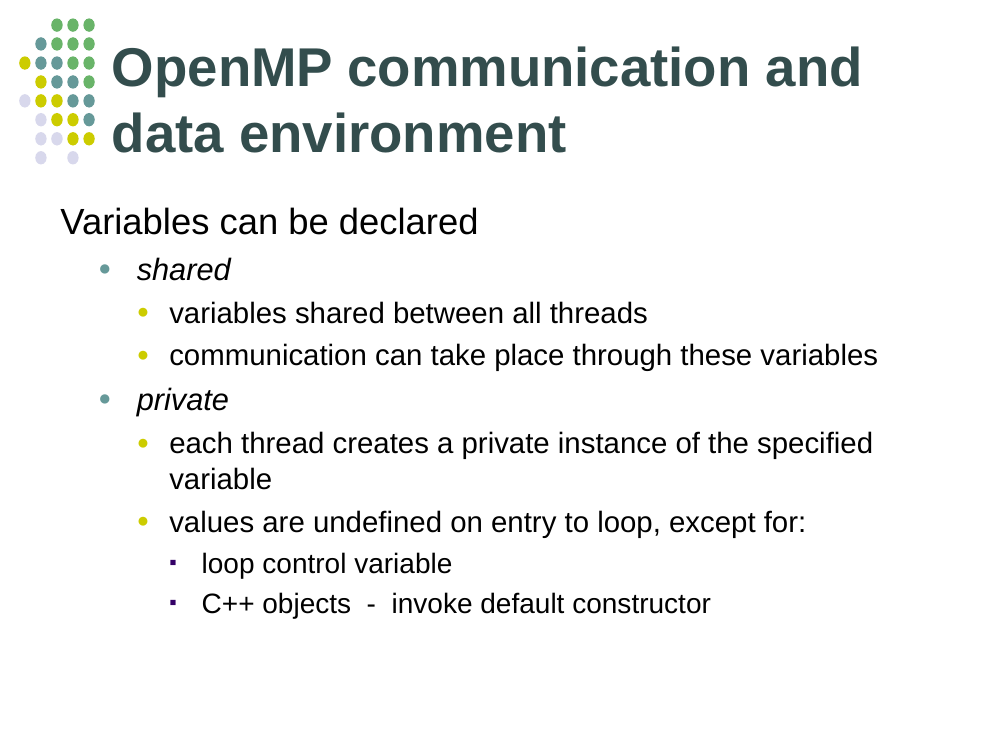
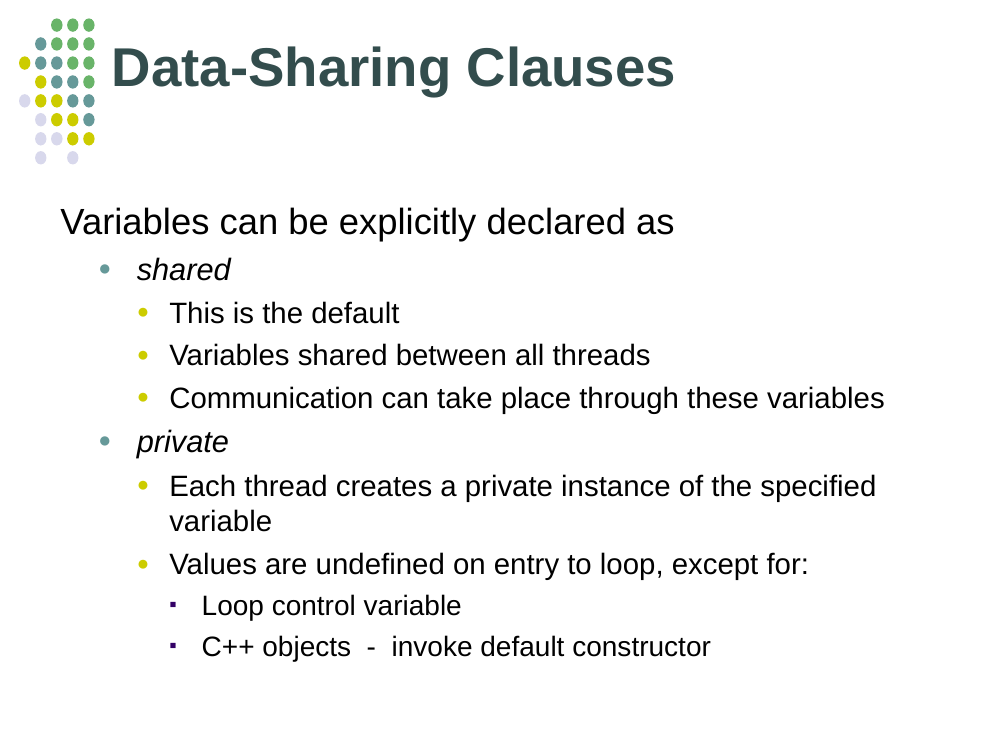
Before and after one commit to jablub/chpc_omp, a slide deck: slide 107 of OpenMP_MKuttel_CHPCWinterSchool2012.odp (slide 104 before the commit). Drawn at 1008x756 pixels with LibreOffice and Linux fonts; fonts in the diff are those of the drawing. Boxes give left, top, right and bottom in pixels: in the first picture for what was removed or moved away, otherwise in the second. Text is boxed around its words. In the diff, an @@ line names an element or a change of style, - is before the commit and + after.

```diff
--- a/OpenMP_MKuttel_CHPCWinterSchool2012.odp
+++ b/OpenMP_MKuttel_CHPCWinterSchool2012.odp
@@ title at [112, 46, 676, 96]: text changed @@
-OpenMP communication and data environment
+Data-Sharing Clauses
@@ text at [60, 207, 674, 242]: text changed @@
-Variables can be declared
+Variables can be explicitly declared as
@@ text at [169, 301, 885, 414]: text changed @@
-    ● variables shared between all threads
-    ● communication can take place through these variables
+    ● This is the default
+    ● Variables shared between all threads
+    ● Communication can take place through these variables
@@ text at [169, 474, 876, 620]: text changed @@
-    ● each thread creates a private instance of the specified variable
-    ● values are undefined on entry to loop, except for:
-      ▪ loop control variable
+    ● Each thread creates a private instance of the specified variable
+    ● Values are undefined on entry to loop, except for:
+      ▪ Loop control variable
```
Also in this commit, not shown: 43 other slides changed, 28 slides added, 19 slides removed, 20 other files.
